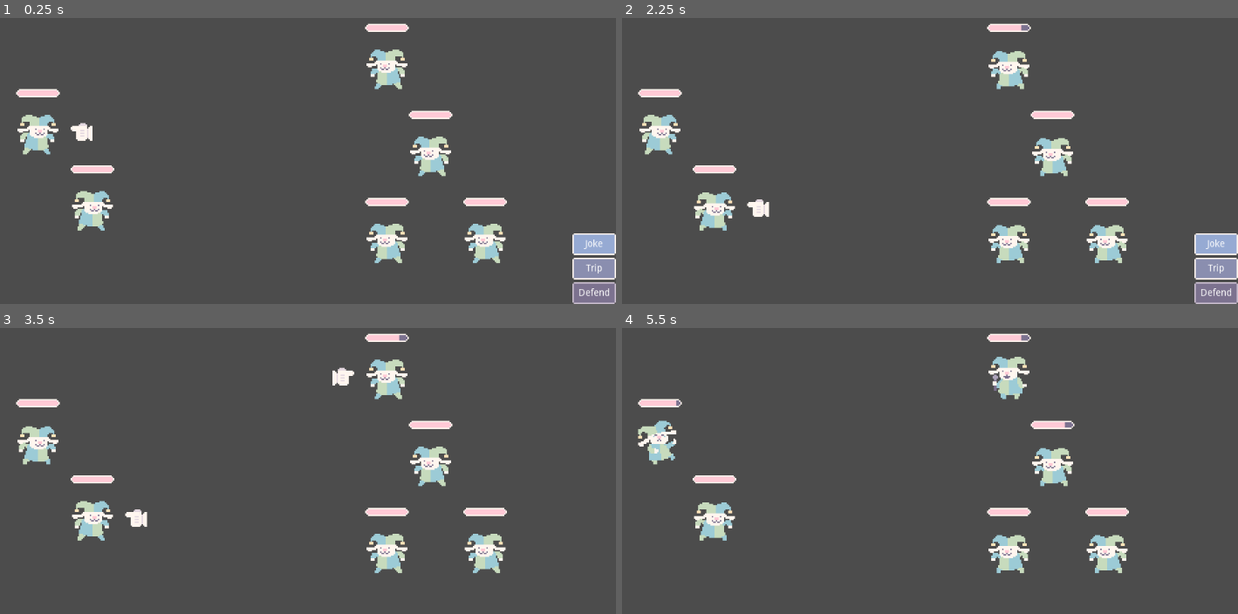
Above: before the commit, frames 1-4 (two rows, left to right).
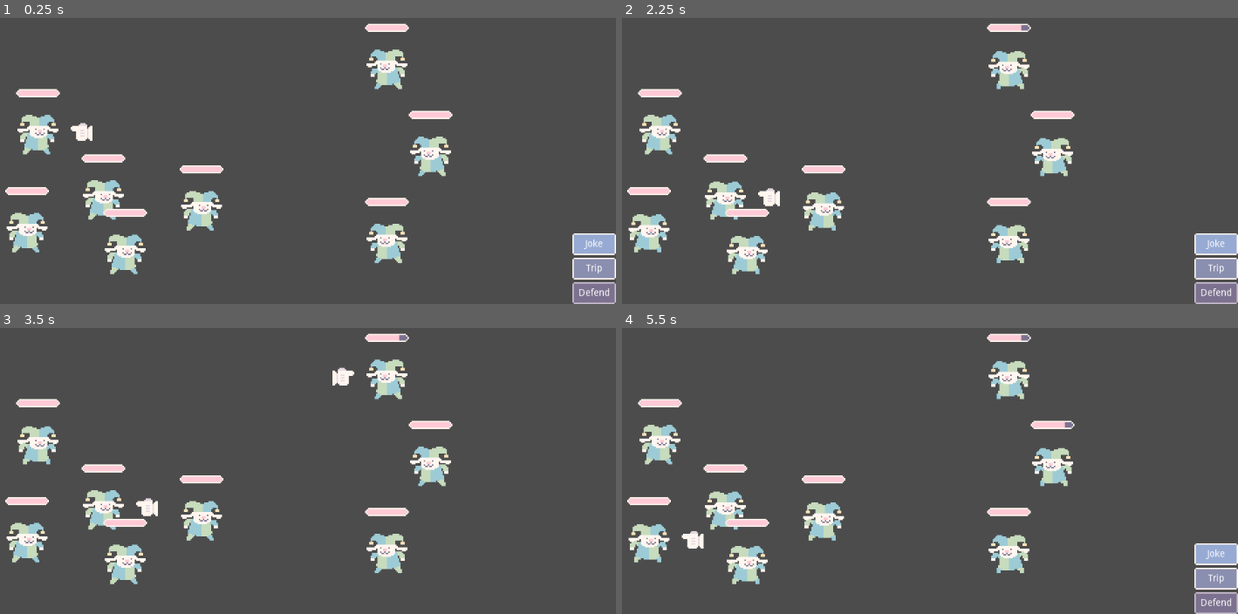
Above: after the commit, the same moments.

Repository: dojeda1/funny-bunny-battle
Game: Godot game, scene res://World.tscn
The game is run twice, just before and just after one commit, with the same random seed, the same clock (stepped at 60 frames per second) and the same inputs.
Inputs:
- Up to frame 1 (0.25 s): no input
- Up to frame 2 (2.25 s): tap Enter (ui_accept) at 0.5, 0.77, 1.52 s; hold Up (ui_up) 0.53-1.28 s; hold Down (ui_down) 1.28-2.03 s; hold Up (ui_up) from 2.03 s (still down)
- Up to frame 3 (3.5 s): keep holding Up (ui_up); tap Enter (ui_accept) at 3.02 s
- Up to frame 4 (5.5 s): release Up (ui_up) at 3.53 s; hold Down (ui_down) from 3.53 s (still down); tap Enter (ui_accept) at 3.77, 4.52 s

The runs differ from the first frame. In frame 1, 4.5% of the frame differs, in the area x 0-83%, y 47-90%; in frame 2, 4.7%; in frame 3, 4.7%; in frame 4, 7.3%, in the area x 0-100%, y 10-100%.

Commit message:
commit

Diff:
--- a/BattleArena.gd
+++ b/BattleArena.gd
@@ -8,13 +8,32 @@
 onready var player_group = $PlayerGroup
 onready var enemy_group = $EnemyGroup
 onready var graveyard = $Graveyard
+onready var end_game_label = $"%EndGameLabel"
 
 
 # Called when the node enters the scene tree for the first time.
 func _ready():
+	end_game_label.hide()
 	pass # Replace with function body.
 
 
 # Called every frame. 'delta' is the elapsed time since the previous frame.
 #func _process(delta):
 #	pass
+
+func game_win():
+	$BattleTheme.stop()
+	$EndMusicTimer.start()
+	end_game_label.text = "FUNNY BUNNY!"
+
+func game_lose():
+	end_game_label.text = "TO THE DUNGEON!"
+	end_game_label.show()
+	print("TO THE DUNGEON!")
+
+
+func _on_EndMusicTimer_timeout():
+	$VictoryTheme.play()
+	print("FREEDOM GRANTED!")
+	end_game_label.show()
+	pass # Replace with function body.
--- a/EnemyGroup.gd
+++ b/EnemyGroup.gd
@@ -99,12 +99,15 @@
 
 func enemy_turn():
 	if player_group.players.size() > 0:
-		if !enemies[turn_index].is_dead:
-			activate_action()
+		if enemies.size() > 0:
+			if !enemies[turn_index].is_dead:
+				activate_action()
+			else:
+				next_actor()
 		else:
-			next_actor()
+			battle_arena.game_win()
 	else:
-		print("GAME OVER 2")
+		battle_arena.game_lose()
 
 func _on_PlayerGroup_start_enemy():
 	enemy_turn()
--- a/Jester.tscn
+++ b/Jester.tscn
@@ -5,7 +5,7 @@
 [ext_resource path="res://VFX/bar-fill.png" type="Texture" id=3]
 [ext_resource path="res://VFX/hand.png" type="Texture" id=4]
 [ext_resource path="res://VFX/bar-container.png" type="Texture" id=5]
-[ext_resource path="res://SFX/Sound/small_laugh_1.wav" type="AudioStream" id=6]
+[ext_resource path="res://SFX/Sound/squeak.wav" type="AudioStream" id=6]
 [ext_resource path="res://SFX/Sound/hearty_laugh_3.wav" type="AudioStream" id=7]
 [ext_resource path="res://SFX/Sound/slide.wav" type="AudioStream" id=8]
 [ext_resource path="res://SFX/Sound/bonk.wav" type="AudioStream" id=9]
@@ -194,7 +194,6 @@
 [node name="Hurt" type="AudioStreamPlayer2D" parent="SFX"]
 unique_name_in_owner = true
 stream = ExtResource( 6 )
-volume_db = 10.0
 
 [node name="Die" type="AudioStreamPlayer2D" parent="SFX"]
 unique_name_in_owner = true
--- a/King.tscn
+++ b/King.tscn
@@ -162,4 +162,5 @@
 [node name="Die" type="AudioStreamPlayer2D" parent="SFX"]
 unique_name_in_owner = true
 stream = ExtResource( 7 )
+volume_db = 8.0
 pitch_scale = 0.6
--- a/PlayerGroup.gd
+++ b/PlayerGroup.gd
@@ -67,7 +67,7 @@
 		players[0].get_focus()
 		player_turn()
 	else:
-		print("GAME OVER")
+		battle_arena.game_lose()
 
 func show_abilities():
 	abilities.show()
@@ -104,15 +104,21 @@
 
 func player_turn():
 	print("Player Turn")
-	if !players[turn_index].is_dead:
-		show_abilities()
+	if enemy_group.enemies.size() > 0:
+		if !players[turn_index].is_dead:
+			show_abilities()
+		else:
+			print('DEAD')
+			next_actor()
 	else:
-		print('DEAD')
-		next_actor()
+		battle_arena.game_win()
 
 func _start_choosing():
-	can_select_target = true
-	enemy_group.enemies[0].get_focus()
+	if enemy_group.enemies.size() > 0:
+		can_select_target = true
+		enemy_group.enemies[0].get_focus()
+	else:
+		battle_arena.game_win()
 
 func _on_Joke_pressed():
 	active_ability = "joke"
--- a/World.tscn
+++ b/World.tscn
@@ -9,6 +9,7 @@
 [ext_resource path="res://VFX/button-normal.png" type="Texture" id=7]
 [ext_resource path="res://BattleArena.gd" type="Script" id=8]
 [ext_resource path="res://SFX/Music/global_game_jam_2024.wav" type="AudioStream" id=9]
+[ext_resource path="res://SFX/Music/global_game_jam_2024_victory_stinger.wav" type="AudioStream" id=10]
 
 [node name="World" type="Node2D"]
 
@@ -26,7 +27,16 @@
 position = Vector2( -168, 24 )
 
 [node name="Jester2" parent="BattleArena/PlayerGroup" instance=ExtResource( 1 )]
-position = Vector2( -128, 80 )
+position = Vector2( -120, 72 )
+
+[node name="Jester3" parent="BattleArena/PlayerGroup" instance=ExtResource( 1 )]
+position = Vector2( -176, 96 )
+
+[node name="Jester4" parent="BattleArena/PlayerGroup" instance=ExtResource( 1 )]
+position = Vector2( -104, 112 )
+
+[node name="Jester5" parent="BattleArena/PlayerGroup" instance=ExtResource( 1 )]
+position = Vector2( -48, 80 )
 
 [node name="EnemyGroup" type="Node2D" parent="BattleArena"]
 script = ExtResource( 3 )
@@ -40,14 +50,18 @@
 [node name="King3" parent="BattleArena/EnemyGroup" instance=ExtResource( 2 )]
 position = Vector2( 88, 104 )
 
-[node name="King4" parent="BattleArena/EnemyGroup" instance=ExtResource( 2 )]
-position = Vector2( 160, 104 )
-
 [node name="Graveyard" type="Node2D" parent="BattleArena"]
 
-[node name="AudioStreamPlayer" type="AudioStreamPlayer" parent="BattleArena"]
+[node name="BattleTheme" type="AudioStreamPlayer" parent="BattleArena"]
 stream = ExtResource( 9 )
 autoplay = true
+
+[node name="VictoryTheme" type="AudioStreamPlayer" parent="BattleArena"]
+stream = ExtResource( 10 )
+volume_db = 10.0
+
+[node name="EndMusicTimer" type="Timer" parent="BattleArena"]
+one_shot = true
 
 [node name="CanvasLayer" type="CanvasLayer" parent="."]
 
@@ -111,7 +125,21 @@
 align = 1
 valign = 1
 
+[node name="EndGameLabel" type="Label" parent="CanvasLayer"]
+unique_name_in_owner = true
+anchor_left = 0.5
+anchor_top = 0.5
+anchor_right = 0.5
+anchor_bottom = 0.5
+margin_left = -100.0
+margin_top = -7.0
+margin_right = 100.0
+margin_bottom = 7.0
+text = "FUNNY BUNNY!"
+align = 1
+
 [connection signal="start_enemy" from="BattleArena/PlayerGroup" to="BattleArena/EnemyGroup" method="_on_PlayerGroup_start_enemy"]
 [connection signal="start_player" from="BattleArena/EnemyGroup" to="BattleArena/PlayerGroup" method="_on_EnemyGroup_start_player"]
+[connection signal="timeout" from="BattleArena/EndMusicTimer" to="BattleArena" method="_on_EndMusicTimer_timeout"]
 [connection signal="pressed" from="CanvasLayer/Abilities/Joke" to="BattleArena/PlayerGroup" method="_on_Joke_pressed"]
 [connection signal="pressed" from="CanvasLayer/Abilities/Trip" to="BattleArena/PlayerGroup" method="_on_Trip_pressed"]
Not shown: 1 places in World.tscn that only renumber resources
